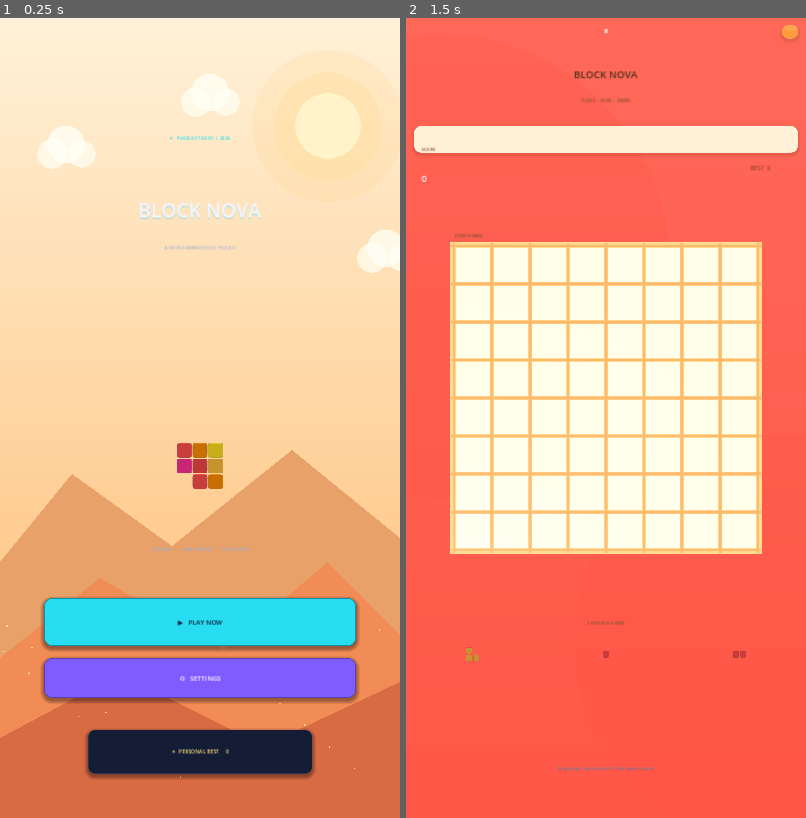
Above: before the commit, frames 1-2 (left to right).
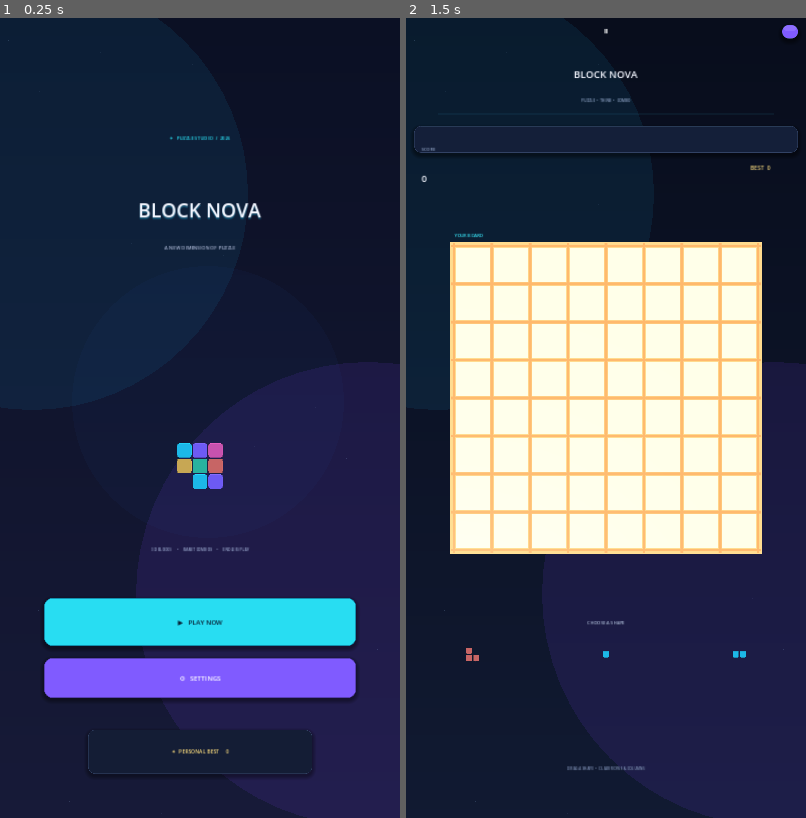
Above: after the commit, the same moments.

Repository: mahdialloui01-art/BlockNova
Game: Godot game, scene res://scenes/main.tscn
The game is run twice, just before and just after one commit, with the same random seed, the same clock (stepped at 60 frames per second) and the same inputs.
Inputs (mouse positions are in pixels of both pictures, inside the frame that each line leads up to):
- Up to frame 1 (0.25 s): no input
- Up to frame 2 (1.5 s): click "▶ PLAY NOW" at 0.5 s; tap Enter at 1.25 s; move the mouse to (694, 378) at 1.27 s; click (694, 378) at 1.42 s

The runs differ from the first frame. In frame 1, 88% of the frame differs, in the area x 0-100%, y 0-100%; in frame 2, 70%.

Commit message:
Add modern synth audio and neon glass game interface

Diff:
--- a/scripts/main.gd
+++ b/scripts/main.gd
@@ -1,11 +1,10 @@
 extends Control
 
 const GRID := 8
-# High-saturation warm palette: vivid coral, tangerine, golden yellow,
-# hot pink, scarlet and bright apricot. Keep each hue distinct on the dark board.
+# Contemporary luminous palette: cyan, ultraviolet, magenta, amber, mint and coral.
 const COLORS := [
-	Color("#FF4B3E"), Color("#FF8500"), Color("#FFD21C"),
-	Color("#FF2F78"), Color("#F04438"), Color("#FFB02E")
+	Color("#27DDF2"), Color("#8B6CFF"), Color("#FF62B5"),
+	Color("#FFC857"), Color("#35D6A5"), Color("#FF7968")
 ]
 const SHAPES := [
 	[Vector2i(0,0)],
@@ -45,6 +44,7 @@
 var config: ConfigFile
 var home_ui: CanvasLayer
 var _sfx_players: Dictionary = {}
+var _music_player: AudioStreamPlayer
 var placement_note_index := 0
 
 func _setup_audio() -> void:
@@ -62,6 +62,68 @@
 		player.stream = _make_sfx_stream(effect)
 		add_child(player)
 		_sfx_players[effect] = player
+	_music_player = AudioStreamPlayer.new()
+	_music_player.name = "ModernAmbientMusic"
+	_music_player.volume_db = -27.0
+	_music_player.stream = _make_music_stream()
+	add_child(_music_player)
+	_update_music_state()
+
+func _make_music_stream() -> AudioStreamWAV:
+	# Original 8-second electronic lounge loop: warm synth pads, soft bass pulses,
+	# and a restrained four-note pluck pattern. No external copyrighted music.
+	const sample_rate := 48000
+	const duration := 8.0
+	var sample_count := int(sample_rate * duration)
+	var progression := [
+		[146.83, 174.61, 220.00, 261.63],
+		[116.54, 146.83, 174.61, 220.00],
+		[174.61, 220.00, 261.63, 329.63],
+		[130.81, 164.81, 196.00, 246.94]
+	]
+	var samples := PackedFloat32Array()
+	samples.resize(sample_count)
+	for i in range(sample_count):
+		var t := float(i) / float(sample_rate)
+		var bar := mini(int(t / 2.0), 3)
+		var local_bar := fmod(t, 2.0)
+		var chord: Array = progression[bar]
+		var pad := 0.0
+		for note in chord:
+			var frequency := float(note)
+			pad += sin(TAU * frequency * t) * 0.022
+			pad += sin(TAU * frequency * 2.0 * t) * 0.0045
+		var pad_envelope := minf(1.0, local_bar * 2.0) * minf(1.0, (2.0 - local_bar) * 4.0)
+		var beat_t := fmod(local_bar, 0.5)
+		var beat_index := mini(int(local_bar / 0.5), 3)
+		var bass := sin(TAU * 55.0 * beat_t) * exp(-10.0 * beat_t) * 0.075
+		var pluck := 0.0
+		if beat_t < 0.30:
+			var pluck_frequency := float(chord[beat_index]) * 2.0
+			pluck = (sin(TAU * pluck_frequency * beat_t) * 0.72 + sin(TAU * pluck_frequency * 2.01 * beat_t) * 0.18) * exp(-13.0 * beat_t) * 0.095
+		samples[i] = clampf(pad * pad_envelope + bass + pluck, -0.8, 0.8)
+	var pcm := PackedByteArray()
+	pcm.resize(sample_count * 2)
+	for i in range(sample_count):
+		pcm.encode_s16(i * 2, int(round(samples[i] * 32767.0)))
+	var stream := AudioStreamWAV.new()
+	stream.format = AudioStreamWAV.FORMAT_16_BITS
+	stream.mix_rate = sample_rate
+	stream.stereo = false
+	stream.loop_mode = AudioStreamWAV.LOOP_FORWARD
+	stream.loop_begin = 0
+	stream.loop_end = sample_count
+	stream.data = pcm
+	return stream
+
+func _update_music_state() -> void:
+	if not is_instance_valid(_music_player):
+		return
+	if sound_enabled:
+		if not _music_player.playing:
+			_music_player.play()
+	else:
+		_music_player.stop()
 
 func _make_sfx_stream(effect: String, note_index: int = 0, combo_index: int = 0) -> AudioStreamWAV:
 	const sample_rate := 48000
@@ -97,20 +159,22 @@
 				body += sin(TAU * minf(placement_pitch * 1.25, 2990.0) * t) * exp(-58.0 * t) * 0.24
 				body += sin(TAU * minf(placement_pitch * 1.43, 2990.0) * t) * exp(-78.0 * t) * 0.10
 				var tap := (sin(TAU * 4700.0 * t) * 0.55 + sin(TAU * 6900.0 * t) * 0.25) * exp(-125.0 * t)
-				sample = (body + tap * 0.12) * attack * 0.82
+				var placement_tone := _modern_pluck(740.0 + float(posmod(note_index, 7)) * 42.0, t, 0.22, 19.0)
+				sample = (body + tap * 0.12) * attack * 0.72 + placement_tone
 			"clear", "combo":
 				# Warm synthesized grand-piano arpeggio: C/E/G-style triad, with each
 				# consecutive combo transposed upward by two semitones.
-				var note_duration := 0.19
-				var note_slot := mini(int(t / note_duration), 2)
-				var note_offsets := [0.0, 4.0, 7.0]
+				var note_duration := 0.15
+				var note_slot := mini(int(t / note_duration), 3)
+				var note_offsets := [0.0, 3.0, 7.0, 10.0]
 				var note_frequency: float = minf(combo_root * pow(2.0, note_offsets[note_slot] / 12.0), 1190.0)
 				var local_t := fmod(t, note_duration)
-				if t < note_duration * 3.0:
-					sample = _piano_voice(note_frequency, local_t, 0.78 if effect == "clear" else 0.88)
-					# A restrained upper register shimmer, not a harsh electronic beep.
+				if t < note_duration * 4.0:
+					# Keep the warm piano body, then add a modern glassy synth-pluck layer.
+					sample = _piano_voice(note_frequency, local_t, 0.62 if effect == "clear" else 0.70)
+					sample += _modern_pluck(note_frequency * 1.5, local_t, 0.38, 5.8)
 					var shimmer_frequency := clampf(note_frequency * 5.02, 2500.0, 5900.0)
-					sample += sin(TAU * shimmer_frequency * local_t) * exp(-15.0 * local_t) * 0.035
+					sample += sin(TAU * shimmer_frequency * local_t) * exp(-15.0 * local_t) * 0.045
 			"error":
 				# Muted downward drop: 300 Hz to 100 Hz during the first 100 ms.
 				var drop_t := minf(t / 0.1, 1.0)
@@ -119,17 +183,17 @@
 				error_phase += drop_frequency / float(sample_rate)
 				sample = (sin(TAU * error_phase) * 0.78 + sin(TAU * error_phase * 0.5) * 0.12) * error_env
 			"ui":
-				# Soft high-register piano key for menu and button feedback.
-				sample = _piano_voice(783.99, t, 0.46)
+				# Short, polished digital-glass chime for modern interface feedback.
+				sample = _modern_pluck(880.0, t, 0.42, 12.0) + _piano_voice(1318.51, t, 0.12)
 			"pickup":
-				# Bright but gentle piano pickup note.
-				sample = _piano_voice(659.25, t, 0.58)
+				# A brighter rising synth key with a soft piano undertone.
+				sample = _modern_pluck(987.77, t, 0.52, 9.0) + _piano_voice(659.25, t, 0.16)
 			"gameover":
 				# Three descending piano notes instead of a synthetic pitch sweep.
 				var gameover_slot := mini(int(t / 0.19), 2)
 				var gameover_freqs := [523.25, 392.00, 261.63]
 				var gameover_local := fmod(t, 0.19)
-				sample = _piano_voice(gameover_freqs[gameover_slot], gameover_local, 0.66)
+				sample = _piano_voice(gameover_freqs[gameover_slot], gameover_local, 0.48) + _modern_pluck(gameover_freqs[gameover_slot] * 1.5, gameover_local, 0.22, 6.0)
 			_:
 				var env := exp(-8.0 * normalized_t)
 				sample = sin(TAU * 520.0 * t) * env * 0.3
@@ -198,6 +262,17 @@
 	var tone := fundamental + partial_2 + partial_3 + partial_4 + partial_5 + partial_6 + hammer + body
 	return tone * attack * release * velocity
 
+func _modern_pluck(frequency: float, local_t: float, velocity: float = 0.5, decay: float = 12.0) -> float:
+	var t := maxf(local_t, 0.0)
+	var bend := 0.42 * exp(-34.0 * t)
+	var phase := TAU * frequency * t + bend * sin(TAU * frequency * 2.0 * t)
+	var fundamental := sin(phase) * 0.72
+	var octave := sin(TAU * frequency * 2.01 * t) * 0.19
+	var shimmer := sin(TAU * frequency * 4.03 * t) * 0.07
+	var transient := sin(TAU * 5800.0 * t) * exp(-95.0 * t) * 0.045
+	var envelope := (1.0 - exp(-t * 1800.0)) * exp(-decay * t)
+	return (fundamental + octave + shimmer + transient) * envelope * velocity
+
 func _play_sfx(effect: String, note_index: int = 0, combo_index: int = 0) -> void:
 	if not sound_enabled or not _sfx_players.has(effect):
 		return
@@ -335,43 +410,44 @@
 func _draw_settings() -> void:
 	var w := size.x
 	var h := size.y
-	_draw_text("SETTINGS",Vector2(0,h*0.20),31,Color.WHITE,HORIZONTAL_ALIGNMENT_CENTER,w)
-	_draw_panel(Rect2(w*0.08,h*0.285,w*0.84,270),Color("#FFF0D8"),24)
-	_draw_text("HAPTIC FEEDBACK",Vector2(w*0.14,h*0.355),14,Color("#63351F"))
-	_draw_button(Rect2(w*0.66,h*0.33,w*0.20,42),"ON" if vibration_enabled else "OFF",Color("#F28A32") if vibration_enabled else Color("#F6C46B"))
-	_draw_text("SOUND",Vector2(w*0.14,h*0.445),14,Color("#63351F"))
-	_draw_button(Rect2(w*0.66,h*0.42,w*0.20,42),"ON" if sound_enabled else "OFF",Color("#F28A32") if sound_enabled else Color("#F6C46B"))
-	_draw_text("Your preferences are saved on this device",Vector2(0,h*0.505),11,Color("#A66A45"),HORIZONTAL_ALIGNMENT_CENTER,w)
-	_draw_text("PERSONAL BEST     "+str(best),Vector2(0,h*0.625),15,Color("#A94B20"),HORIZONTAL_ALIGNMENT_CENTER,w)
-	_draw_button(Rect2(w*0.14,h*0.76,w*0.72,58),"BACK",Color("#E96A4B"))
+	_draw_text("SETTINGS",Vector2(0,h*0.20),31,Color("#F3F6FF"),HORIZONTAL_ALIGNMENT_CENTER,w)
+	_draw_text("MAKE THE EXPERIENCE YOURS",Vector2(0,h*0.235),11,Color("#8FA4C9"),HORIZONTAL_ALIGNMENT_CENTER,w)
+	_draw_panel(Rect2(w*0.08,h*0.285,w*0.84,310),Color("#141F39"),24)
+	_draw_text("HAPTIC FEEDBACK",Vector2(w*0.14,h*0.355),14,Color("#C7D2EA"))
+	_draw_button(Rect2(w*0.66,h*0.33,w*0.20,42),"ON" if vibration_enabled else "OFF",Color("#27BBD4") if vibration_enabled else Color("#34415D"))
+	_draw_text("SOUND & MUSIC",Vector2(w*0.14,h*0.445),14,Color("#C7D2EA"))
+	_draw_button(Rect2(w*0.66,h*0.42,w*0.20,42),"ON" if sound_enabled else "OFF",Color("#8B6CFF") if sound_enabled else Color("#34415D"))
+	_draw_text("Modern synth tones and ambient music",Vector2(0,h*0.505),11,Color("#8294B8"),HORIZONTAL_ALIGNMENT_CENTER,w)
+	_draw_text("PERSONAL BEST     "+str(best),Vector2(0,h*0.625),15,Color("#F5D77B"),HORIZONTAL_ALIGNMENT_CENTER,w)
+	_draw_button(Rect2(w*0.14,h*0.76,w*0.72,58),"BACK",Color("#8B6CFF"))
 
 func _draw_game() -> void:
 	var w := size.x
 	var h := size.y
-	_draw_text("BLOCK NOVA",Vector2(0,h*0.075),27,Color("#63351F"),HORIZONTAL_ALIGNMENT_CENTER,w)
-	_draw_text("PUZZLE  •  THINK  •  COMBO",Vector2(0,h*0.105),10,Color("#9A5A35"),HORIZONTAL_ALIGNMENT_CENTER,w)
-	_draw_panel(Rect2(22,h*0.135,w-44,72),Color("#FFF0D8"),18)
-	_draw_text("SCORE",Vector2(42,h*0.166),11,Color("#9A5A35"))
-	_draw_text(str(score),Vector2(42,h*0.205),25,Color.WHITE)
-	_draw_text("BEST  "+str(max(best,score)),Vector2(w-150,h*0.19),15,Color("#A94B20"))
+	_draw_text("BLOCK NOVA",Vector2(0,h*0.075),27,Color("#F3F6FF"),HORIZONTAL_ALIGNMENT_CENTER,w)
+	_draw_text("PUZZLE  •  THINK  •  COMBO",Vector2(0,h*0.105),10,Color("#8FA4C9"),HORIZONTAL_ALIGNMENT_CENTER,w)
+	_draw_panel(Rect2(22,h*0.135,w-44,72),Color("#141F39"),18)
+	_draw_text("SCORE",Vector2(42,h*0.166),11,Color("#91A4C8"))
+	_draw_text(str(score),Vector2(42,h*0.205),25,Color("#F3F6FF"))
+	_draw_text("BEST  "+str(max(best,score)),Vector2(w-150,h*0.19),15,Color("#F5D77B"))
 	if combo_streak > 0:
-		_draw_text("COMBO x"+str(combo_streak),Vector2(w*0.43,h*0.205),13,Color("#D94F45"))
-	_draw_button(Rect2(w-65,18,44,38),"Ⅱ",Color("#FF9A3D"))
-	_draw_text("YOUR BOARD",Vector2(board_origin.x,board_origin.y-24),12,Color("#9A5A35"))
-	_draw_text("CHOOSE A SHAPE",Vector2(0,tray_y-26),12,Color("#9A5A35"),HORIZONTAL_ALIGNMENT_CENTER,w)
-	_draw_text("Drag a shape onto the board  •  Clear rows & columns",Vector2(0,h*0.94),10,Color("#7183A8"),HORIZONTAL_ALIGNMENT_CENTER,w)
+		_draw_text("COMBO x"+str(combo_streak),Vector2(w*0.43,h*0.205),13,Color("#32E6D1"))
+	_draw_button(Rect2(w-65,18,44,38),"Ⅱ",Color("#805BFF"))
+	_draw_text("YOUR BOARD",Vector2(board_origin.x,board_origin.y-24),12,Color("#34DDF0"))
+	_draw_text("CHOOSE A SHAPE",Vector2(0,tray_y-26),12,Color("#A8B6D4"),HORIZONTAL_ALIGNMENT_CENTER,w)
+	_draw_text("DRAG A SHAPE  •  CLEAR ROWS & COLUMNS",Vector2(0,h*0.94),10,Color("#7F91B6"),HORIZONTAL_ALIGNMENT_CENTER,w)
 	if game_over:
 		_draw_modal("NO MORE MOVES","Final score: "+str(score),"PLAY AGAIN","HOME")
 
 func _draw_modal(heading: String, subtitle: String, primary: String, secondary: String) -> void:
 	var w := size.x
 	var h := size.y
-	draw_rect(Rect2(Vector2.ZERO,size),Color(0.96,0.55,0.24,0.18))
-	_draw_panel(Rect2(28,h*0.36,w-56,250),Color("#FFF0D8"),22)
-	_draw_text(heading,Vector2(0,h*0.43),24,Color.WHITE,HORIZONTAL_ALIGNMENT_CENTER,w)
-	_draw_text(subtitle,Vector2(0,h*0.48),13,Color("#9A5A35"),HORIZONTAL_ALIGNMENT_CENTER,w)
-	_draw_button(Rect2(w*0.20,h*0.53,w*0.60,48),primary,Color("#E96A4B"))
-	_draw_button(Rect2(w*0.20,h*0.59,w*0.60,42),secondary,Color("#35435F"))
+	draw_rect(Rect2(Vector2.ZERO,size),Color(0.015,0.025,0.06,0.78))
+	_draw_panel(Rect2(28,h*0.36,w-56,250),Color("#17223D"),22)
+	_draw_text(heading,Vector2(0,h*0.43),24,Color("#F3F6FF"),HORIZONTAL_ALIGNMENT_CENTER,w)
+	_draw_text(subtitle,Vector2(0,h*0.48),13,Color("#A9B7D4"),HORIZONTAL_ALIGNMENT_CENTER,w)
+	_draw_button(Rect2(w*0.20,h*0.53,w*0.60,48),primary,Color("#27CFE8"))
+	_draw_button(Rect2(w*0.20,h*0.59,w*0.60,42),secondary,Color("#805BFF"))
 
 func _dominant_board_color() -> Color:
 	var counts: Array[int] = []
@@ -398,62 +474,45 @@
 
 func _draw_background() -> void:
 	var menu_screen := screen == Screen.HOME or screen == Screen.SETTINGS
-	var dominant := _dominant_board_color()
-	# Full-bleed warm color theme: the dominant tile hue drives the whole play screen.
-	var play_top := dominant.lerp(Color("#FFF0D2"), 0.18)
-	var play_bottom := dominant.lerp(Color("#FFE1B5"), 0.08)
-	var top_color := Color("#FFF1D7") if menu_screen else play_top
-	var bottom_color := Color("#FFB86B") if menu_screen else play_bottom
-	# Layered vertical gradient: clean at phone scale and sharp on high-density displays.
-	var bands := 72
+	var top_color := Color("#080D1C") if not menu_screen else Color("#0B1024")
+	var bottom_color := Color("#111A32") if not menu_screen else Color("#171A38")
+	var bands := 88
 	for i in range(bands):
 		var t := float(i) / float(bands - 1)
-		var band_color := top_color.lerp(bottom_color, t)
-		draw_rect(Rect2(0, size.y * t, size.x, size.y / float(bands) + 2.0), band_color)
-	if menu_screen:
-		# Warm sun halo and soft cloud silhouettes.
-		draw_circle(Vector2(size.x * 0.82, size.y * 0.135), size.x * 0.19, Color(1.0, 0.72, 0.30, 0.10))
-		draw_circle(Vector2(size.x * 0.82, size.y * 0.135), size.x * 0.135, Color(1.0, 0.84, 0.45, 0.18))
-		draw_circle(Vector2(size.x * 0.82, size.y * 0.135), size.x * 0.082, Color("#FFF4C9"))
-		for cloud in [Vector2(size.x * 0.13, size.y * 0.17), Vector2(size.x * 0.49, size.y * 0.105), Vector2(size.x * 0.93, size.y * 0.30)]:
-			draw_circle(cloud, size.x * 0.037, Color(1.0, 1.0, 0.96, 0.70))
-			draw_circle(cloud + Vector2(size.x * 0.035, -size.y * 0.012), size.x * 0.047, Color(1.0, 1.0, 0.96, 0.78))
-			draw_circle(cloud + Vector2(size.x * 0.075, 0), size.x * 0.034, Color(1.0, 1.0, 0.96, 0.70))
-		var far_hill := PackedVector2Array([Vector2(0,size.y*0.68),Vector2(size.x*0.18,size.y*0.57),Vector2(size.x*0.43,size.y*0.66),Vector2(size.x*0.73,size.y*0.54),Vector2(size.x,size.y*0.65),Vector2(size.x,size.y),Vector2(0,size.y)])
-		draw_colored_polygon(far_hill, Color("#E9A16A"))
-		var near_hill := PackedVector2Array([Vector2(0,size.y*0.80),Vector2(size.x*0.25,size.y*0.70),Vector2(size.x*0.56,size.y*0.79),Vector2(size.x*0.82,size.y*0.68),Vector2(size.x,size.y*0.77),Vector2(size.x,size.y),Vector2(0,size.y)])
-		draw_colored_polygon(near_hill, Color("#F28C56"))
-		var front_hill := PackedVector2Array([Vector2(0,size.y*0.90),Vector2(size.x*0.30,size.y*0.82),Vector2(size.x*0.66,size.y*0.91),Vector2(size.x,size.y*0.83),Vector2(size.x,size.y),Vector2(0,size.y)])
-		draw_colored_polygon(front_hill, Color("#D96B43"))
-		for i in range(22):
-			var fx := fmod(float(i) * 67.0 + 19.0, size.x)
-			var fy := size.y * (0.76 + fmod(float(i) * 0.027, 0.20))
-			draw_circle(Vector2(fx, fy), 2.2, Color(1.0, 0.94, 0.65, 0.78))
-	else:
-		# Restrained ambient light pools keep the play board readable.
-		draw_circle(Vector2(size.x * 0.08, size.y * 0.31), size.x * 0.58, Color(dominant.r, dominant.g, dominant.b, 0.18))
-		draw_circle(Vector2(size.x * 0.94, size.y * 0.78), size.x * 0.52, Color(dominant.r, dominant.g, dominant.b, 0.14))
+		draw_rect(Rect2(0, size.y * t, size.x, size.y / float(bands) + 2.0), top_color.lerp(bottom_color, t))
+	# Deep ambient neon pools and subtle star points give the UI depth without clutter.
+	draw_circle(Vector2(size.x * 0.08, size.y * 0.22), size.x * 0.54, Color(0.08, 0.62, 0.82, 0.10))
+	draw_circle(Vector2(size.x * 0.92, size.y * 0.72), size.x * 0.58, Color(0.48, 0.24, 0.95, 0.12))
+	draw_circle(Vector2(size.x * 0.52, size.y * 0.48), size.x * 0.34, Color(0.12, 0.28, 0.58, 0.07))
+	for i in range(34):
+		var px := fmod(float(i) * 83.0 + 23.0, size.x)
+		var py := fmod(float(i) * 137.0 + 61.0, size.y)
+		var alpha := 0.18 if i % 3 == 0 else 0.08
+		draw_circle(Vector2(px, py), 1.2 if i % 4 == 0 else 0.8, Color(0.66, 0.82, 1.0, alpha))
+	# A fine horizontal light sweep frames the top HUD.
+	if not menu_screen:
+		draw_line(Vector2(size.x * 0.08, size.y * 0.12), Vector2(size.x * 0.92, size.y * 0.12), Color(0.25, 0.82, 1.0, 0.18), 1.0, true)
 
 func _draw_panel(rect: Rect2,color: Color,radius: float) -> void:
 	var shadow := StyleBoxFlat.new()
-	shadow.bg_color = Color(0.45, 0.22, 0.10, 0.14)
+	shadow.bg_color = Color("#070B18")
 	shadow.set_corner_radius_all(int(radius))
-	shadow.shadow_color = Color(0.45, 0.22, 0.10, 0.18)
-	shadow.shadow_size = 9
-	shadow.shadow_offset = Vector2(0, 6)
+	shadow.shadow_color = Color(0.0, 0.0, 0.0, 0.42)
+	shadow.shadow_size = 12
+	shadow.shadow_offset = Vector2(0, 7)
 	draw_style_box(shadow, rect)
 	var panel := StyleBoxFlat.new()
 	panel.bg_color = color
 	panel.set_corner_radius_all(int(radius))
 	panel.set_border_width_all(1)
-	panel.border_color = color.lightened(0.22)
+	panel.border_color = Color("#344568")
 	draw_style_box(panel, rect)
-	draw_line(rect.position + Vector2(radius, 1.5), Vector2(rect.end.x - radius, rect.position.y + 1.5), Color(1, 1, 1, 0.18), 1.5, true)
+	draw_line(rect.position + Vector2(radius, 1.5), Vector2(rect.end.x - radius, rect.position.y + 1.5), Color(0.62, 0.86, 1.0, 0.12), 1.5, true)
 
 func _draw_button(rect: Rect2,label: String,color: Color) -> void:
 	_draw_panel(rect, color, 18)
 	var sheen := StyleBoxFlat.new()
-	sheen.bg_color = Color(1, 1, 1, 0.10)
+	sheen.bg_color = Color(1, 1, 1, 0.12)
 	sheen.set_corner_radius_all(14)
 	draw_style_box(sheen, Rect2(rect.position + Vector2(5, 4), Vector2(rect.size.x - 10, rect.size.y * 0.32)))
 	_draw_text(label,Vector2(0,rect.position.y+rect.size.y*0.62),15,Color.WHITE,HORIZONTAL_ALIGNMENT_CENTER,size.x)
@@ -510,6 +569,7 @@
 				_play_sfx("ui")
 				screen=Screen.HOME
 			_save_settings()
+			_update_music_state()
 			queue_redraw()
 			return
 		Screen.PAUSED:
